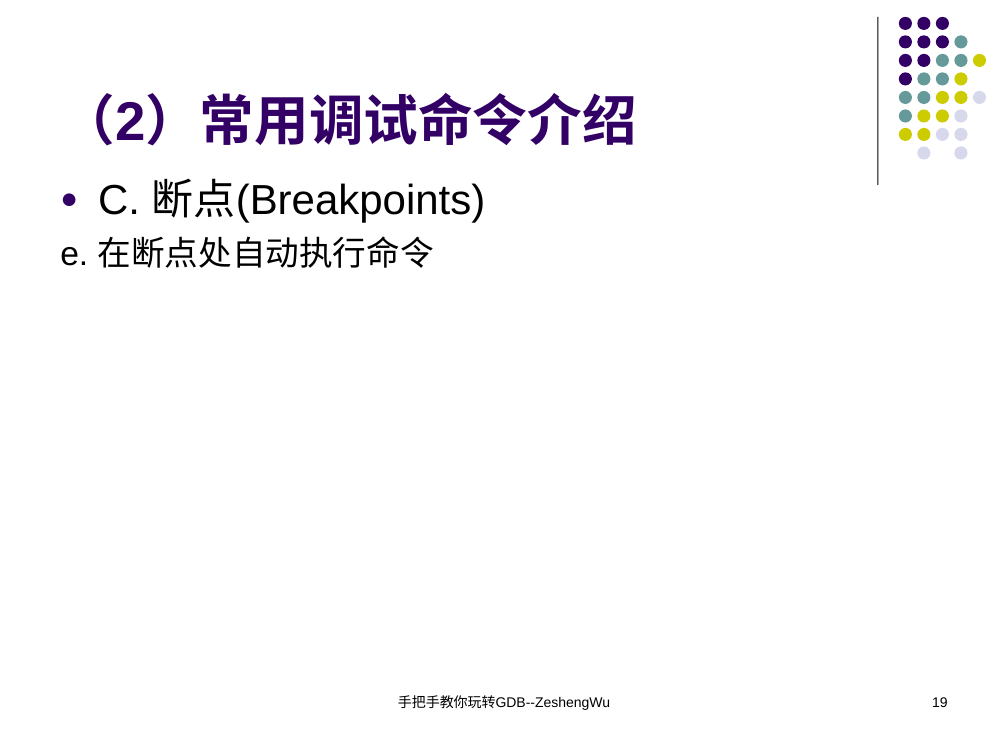
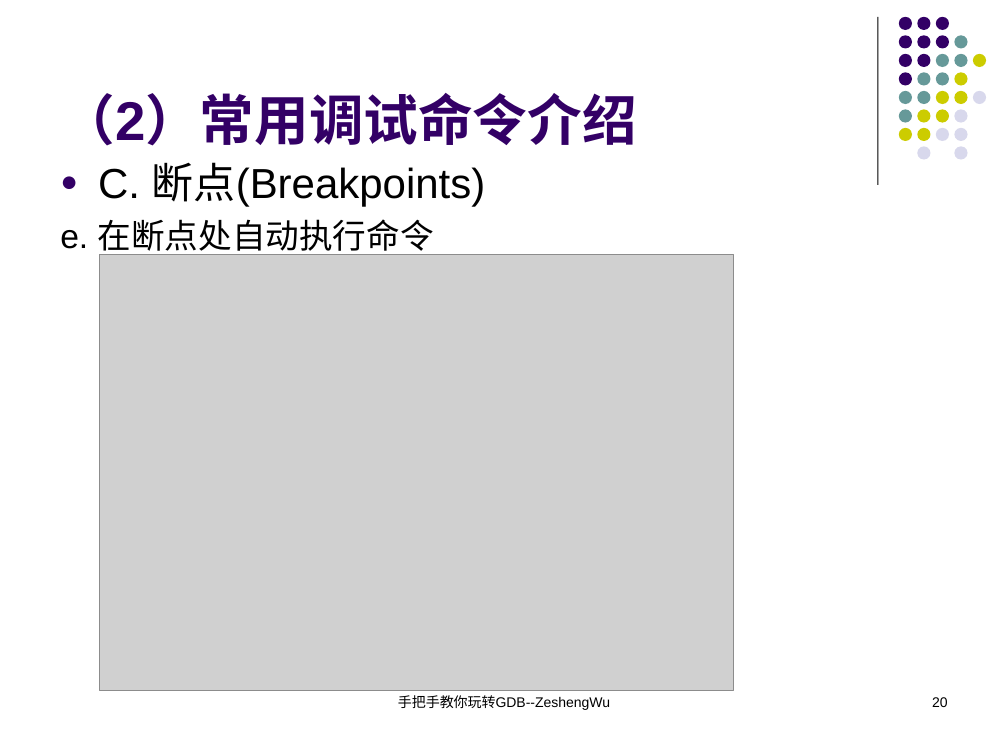
Before and after one commit to KublaikhanGeek/reactor, a slide deck: slide 20 of docs/手把手教你玩转GDB/手把手教你玩转GDB.ppt (slide 19 before the commit). Drawn at 1008x756 pixels with LibreOffice and Linux fonts; fonts in the diff are those of the drawing; grey boxes stand for pictures. Boxes give left, top, right and bottom in pixels: in the first picture for what was removed or moved away, otherwise in the second. Text is boxed around its words. In the diff, an @@ line names an element or a change of style, - is before the commit and + after.

```diff
--- a/docs/手把手教你玩转GDB/手把手教你玩转GDB.ppt
+++ b/docs/手把手教你玩转GDB/手把手教你玩转GDB.ppt
@@ text "C. 断点(Breakpoints)" rewrapped from <box>60,178,486,268</box> to <box>60,162,486,258</box> @@
@@ picture added at <box>100,258,496,687</box> @@
@@ picture added at <box>100,254,734,689</box> @@
@@ picture added at <box>100,363,599,498</box> @@
@@ page number at <box>932,697,948,707</box>: text changed @@
-19
+20
```
Also in this commit, not shown: 4 other slides changed, 24 slides added, 1 other file.
